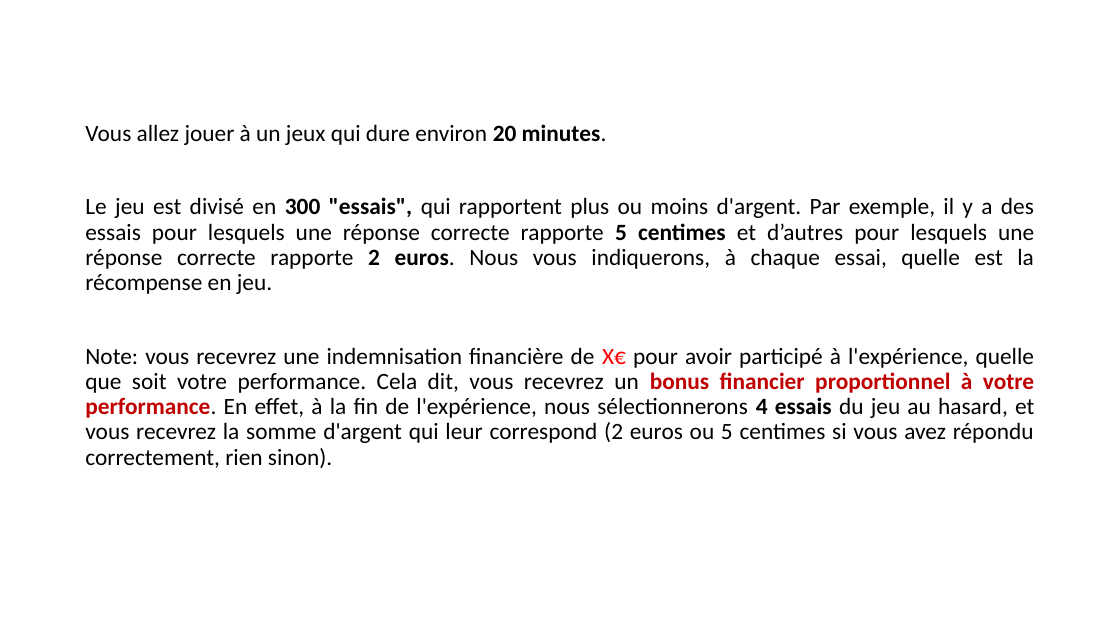
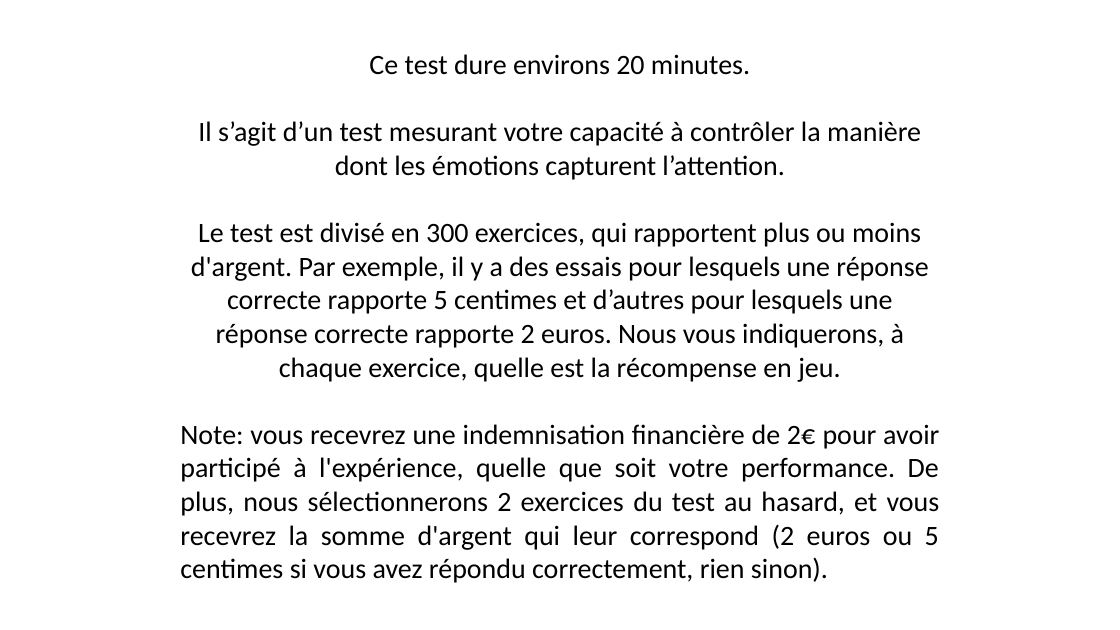
Before and after one commit to MBB-team/Online_Testing, a slide deck: slide 2 of src/Emotion_Regulation_JS/instructions/instructionsDiapo.pptx. Drawn at 1120x630 pixels with LibreOffice and Linux fonts; fonts in the diff are those of the drawing. Boxes give left, top, right and bottom in pixels: in the first picture for what was removed or moved away, otherwise in the second. Text is boxed around its words. In the diff, an @@ line names an element or a change of style, - is before the commit and + after.

```diff
--- a/src/Emotion_Regulation_JS/instructions/instructionsDiapo.pptx
+++ b/src/Emotion_Regulation_JS/instructions/instructionsDiapo.pptx
@@ text at <box>180,54,940,583</box>: text changed; size 20 to 24 pt @@
-Vous allez jouer à un jeux qui dure environ 20 minutes.
-Le jeu est divisé en 300 "essais", qui rapportent plus ou moins d'argent. Par exemple, il y a des essais pour lesquels une réponse correcte rapporte 5 centimes et d’autres pour lesquels une réponse correcte rapporte 2 euros. Nous vous indiquerons, à chaque essai, quelle est la récompense en jeu.
-Note: vous recevrez une indemnisation financière de X€ pour avoir participé à l'expérience, quelle que soit votre performance. Cela dit, vous recevrez un bonus financier proportionnel à votre performance. En effet, à la fin de l'expérience, nous sélectionnerons 4 essais du jeu au hasard, et vous recevrez la somme d'argent qui leur correspond (2 euros ou 5 centimes si vous avez répondu correctement, rien sinon).
+Ce test dure environs 20 minutes.
+Il s’agit d’un test mesurant votre capacité à contrôler la manière dont les émotions capturent l’attention.
+Le test est divisé en 300 exercices, qui rapportent plus ou moins d'argent. Par exemple, il y a des essais pour lesquels une réponse correcte rapporte 5 centimes et d’autres pour lesquels une réponse correcte rapporte 2 euros. Nous vous indiquerons, à chaque exercice, quelle est la récompense en jeu.
+Note: vous recevrez une indemnisation financière de 2€ pour avoir participé à l'expérience, quelle que soit votre performance. De plus, nous sélectionnerons 2 exercices du test au hasard, et vous recevrez la somme d'argent qui leur correspond (2 euros ou 5 centimes si vous avez répondu correctement, rien sinon).
```
Also in this commit, not shown: 5 other slides changed, 4 slides added, 2 slides removed, 1 other file.
